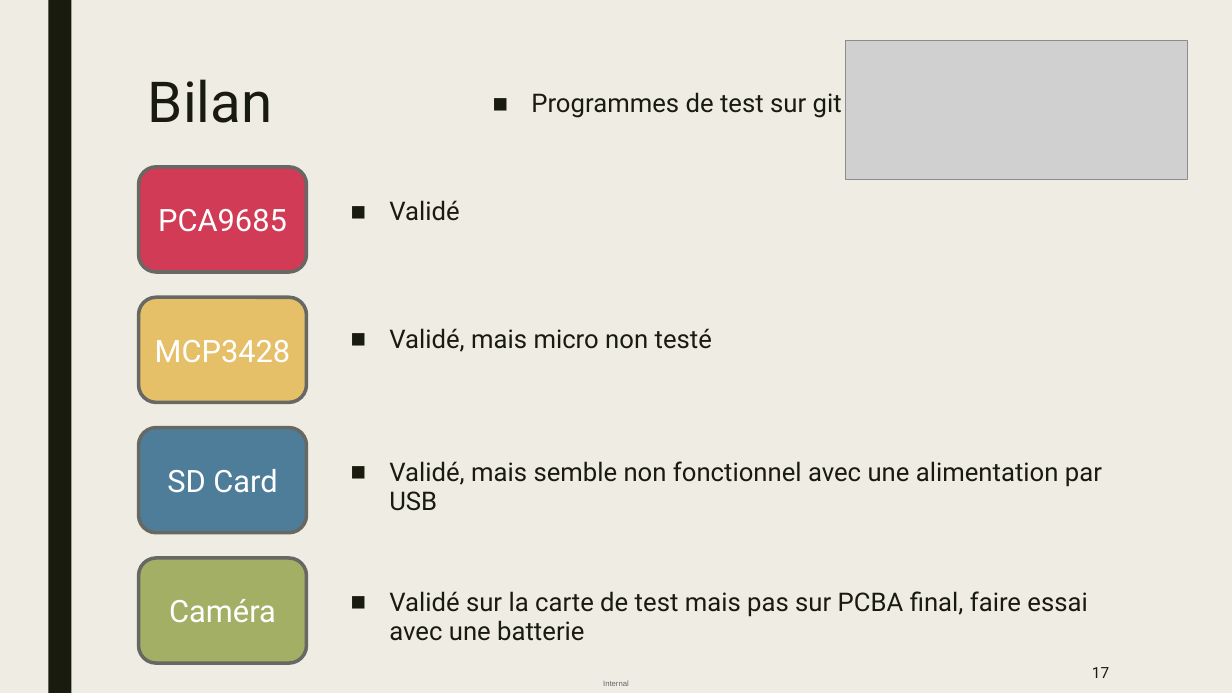
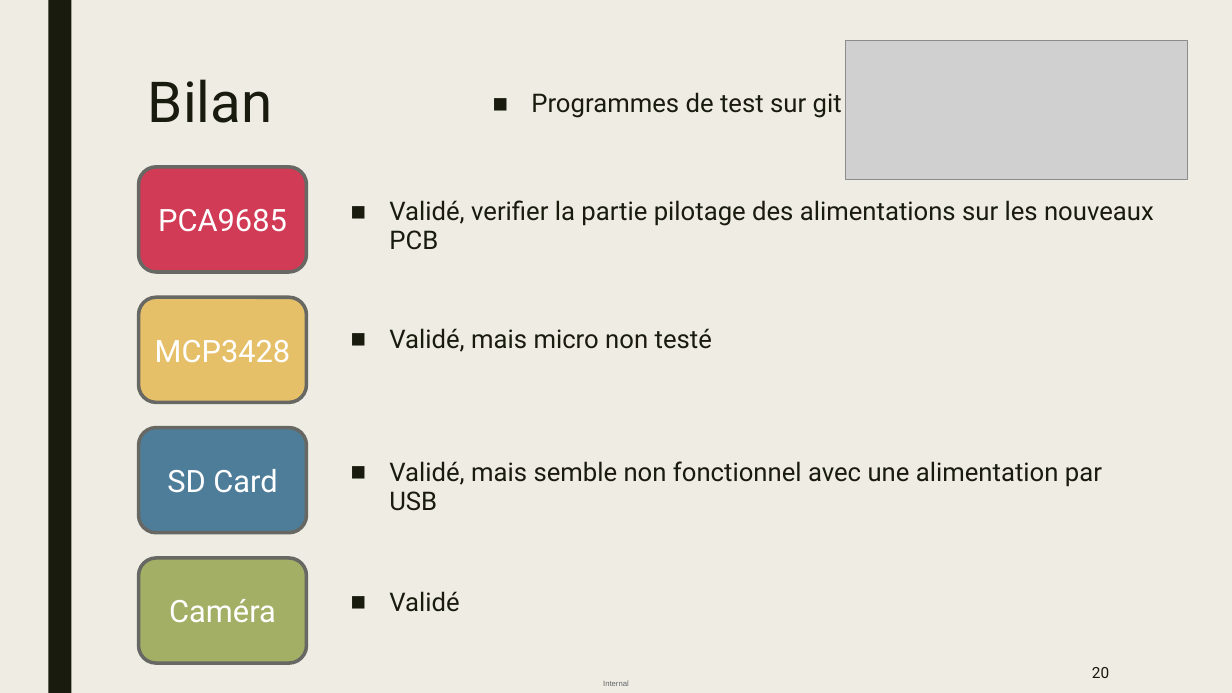
Before and after one commit to antopoid/Projet-frelons, a slide deck: slide 20 of Présentation_soutenance.pptx (slide 17 before the commit). Drawn at 1232x693 pixels with LibreOffice and Linux fonts; fonts in the diff are those of the drawing; grey boxes stand for pictures. Boxes give left, top, right and bottom in pixels: in the first picture for what was removed or moved away, otherwise in the second. Text is boxed around its words. In the diff, an @@ line names an element or a change of style, - is before the commit and + after.

```diff
--- a/Présentation_soutenance.pptx
+++ b/Présentation_soutenance.pptx
@@ text at box(389, 200, 1154, 250): text changed @@
-■ Validé
+■ Validé, verifier la partie pilotage des alimentations sur les nouveaux PCB
@@ text at box(389, 591, 459, 612): text changed @@
-■ Validé sur la carte de test mais pas sur PCBA final, faire essai avec une batterie
+■ Validé
@@ page number at box(1092, 667, 1109, 678): text changed @@
-17
+20
```
Also in this commit, not shown: 1 other slide changed, 3 slides added, 2 other files.
